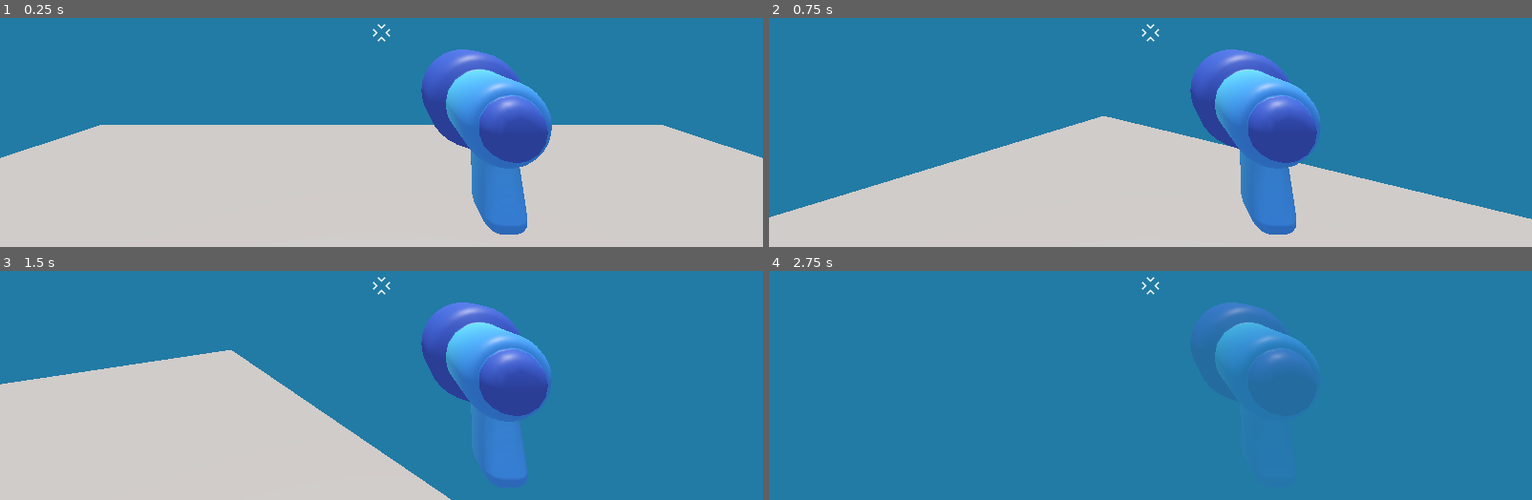
Above: before the commit, frames 1-4 (two rows, left to right).
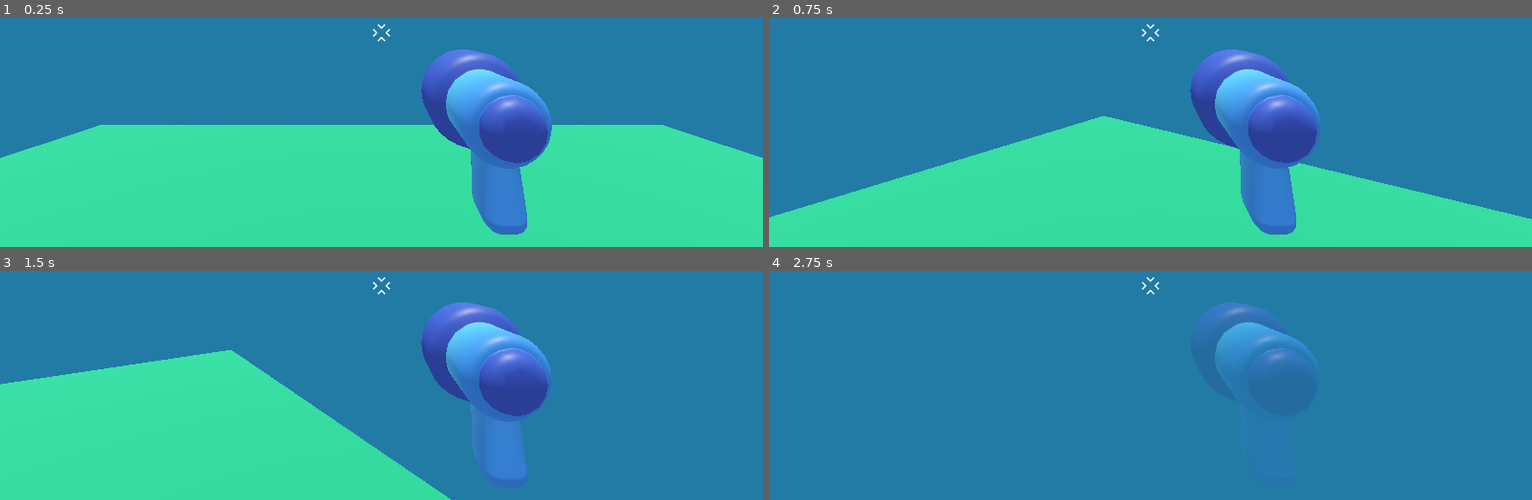
Above: after the commit, the same moments.

Repository: autrera/tutorial-fps-survivors-arena
Game: Godot game, scene res://game.tscn
Same seed, same stepped clock (60 frames per second), same inputs: the game is played once before the commit and once after it. This scene is started directly instead of the project's main scene.
Inputs (mouse positions are in pixels of both pictures, inside the frame that each line leads up to):
- Up to frame 1 (0.25 s): no input
- Up to frame 2 (0.75 s): tap Enter at 0.5 s; move the mouse to (1188, 31) at 0.52 s; hold W (move_forward) from 0.53 s (still down)
- Up to frame 3 (1.5 s): keep holding W (move_forward); tap Space (jump) at 0.77 s; move the mouse to (343, 287) at 1.27 s
- Up to frame 4 (2.75 s): keep holding W (move_forward); tap Space (jump) at 1.52 s; move the mouse to (1165, 277) at 2.02 s

The runs differ from the first frame. In frame 1, 48% of the frame differs, in the area x 0-100%, y 46-100%; in frame 2, 33%; in frame 3, 27%; in frame 4, nothing differs.

Commit message:
Add color and texture to the platform

Diff:
--- a/game.tscn
+++ b/game.tscn
@@ -1,6 +1,9 @@
-[gd_scene load_steps=3 format=3 uid="uid://d1gbpir2xlj0v"]
+[gd_scene load_steps=4 format=3 uid="uid://d1gbpir2xlj0v"]
 
 [ext_resource type="PackedScene" uid="uid://d0vxqnscejbjg" path="res://player.tscn" id="1_80nbo"]
+
+[sub_resource type="StandardMaterial3D" id="StandardMaterial3D_80nbo"]
+albedo_color = Color(0.0980392, 0.623529, 0.403922, 1)
 
 [sub_resource type="Environment" id="Environment_80nbo"]
 background_mode = 1
@@ -20,6 +23,7 @@
 transform = Transform3D(1, 0, 0, 0, 1, 0, 0, 0, 1, 0, -5, 0)
 use_collision = true
 size = Vector3(10, 10, 10)
+material = SubResource("StandardMaterial3D_80nbo")
 
 [node name="Player" parent="." instance=ExtResource("1_80nbo")]
 
